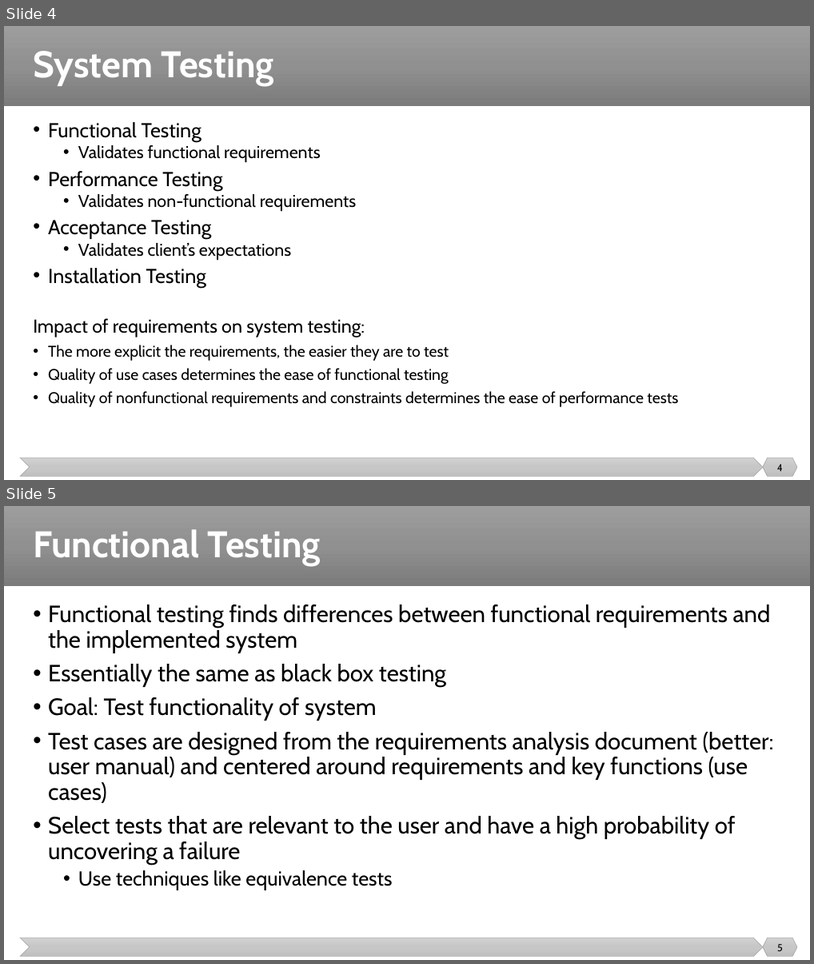
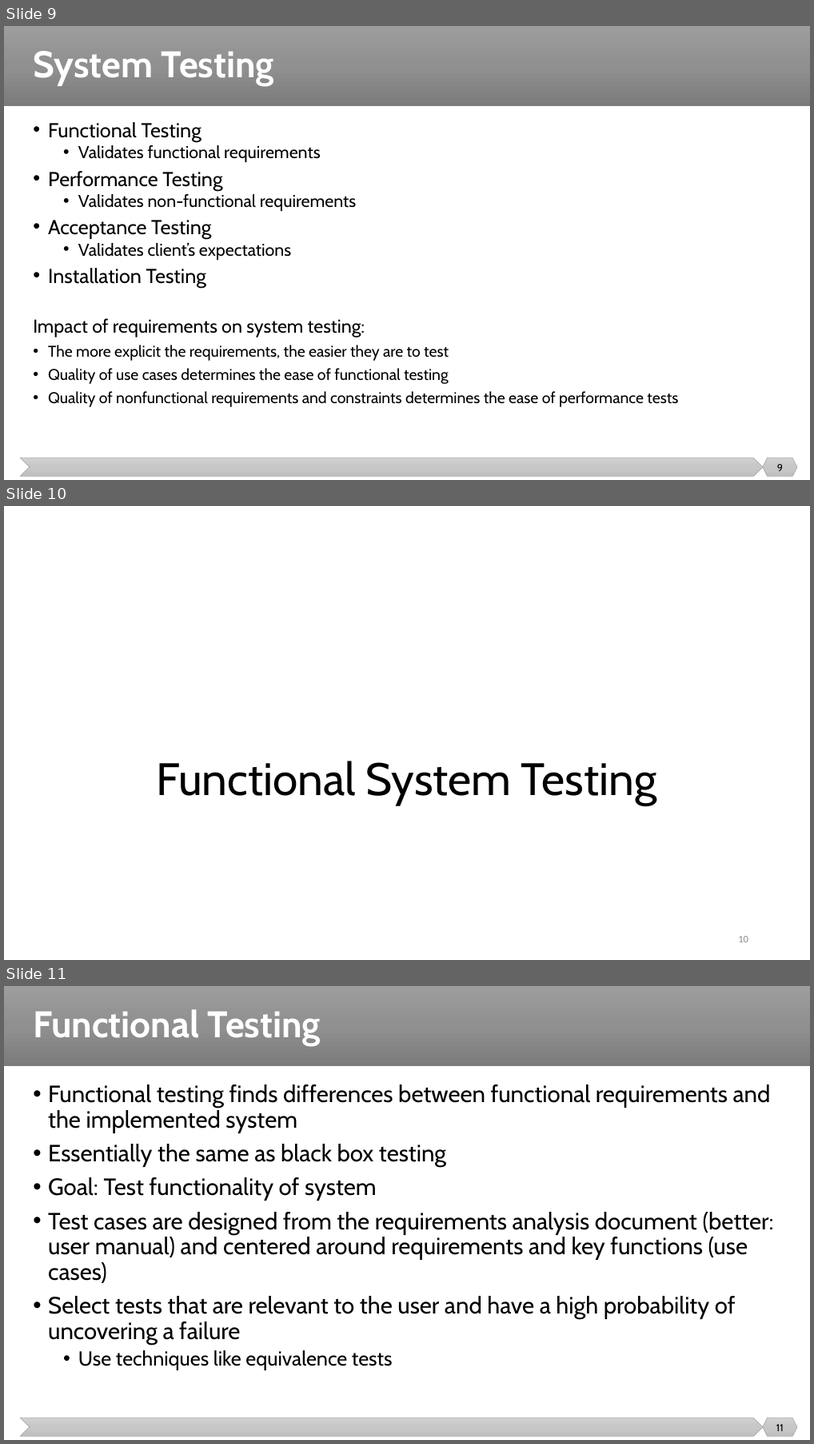
Before and after one commit to malenezi/malenezi, a slide deck: SE401/Lectures/8-Integration, System and Regression Testing/System Testing.pptx. Shown one above the other, each under a label of ours: slides 4 and 5 before the commit, slides 9, 10 and 11 after it. The pictures are 814x964 and 814x1444 pixels, drawn with LibreOffice and Linux fonts; fonts in the diff are those of the drawing. Boxes give left, top, right and bottom in pixels: in the first picture for what was removed or moved away, otherwise in the second. Text is boxed around its words. In the diff, an @@ line names an element or a change of style, - is before the commit and + after.

```diff
--- a/SE401/Lectures/8-Integration, System and Regression Testing/System Testing.pptx
+++ b/SE401/Lectures/8-Integration, System and Regression Testing/System Testing.pptx
@@ slide 10 added at <box>4,506,810,960</box>, background #FFFFFF @@
@@ title added at <box>157,760,657,804</box>, 54 pt, text #000000 @@
+Functional System Testing
@@ page number added at <box>738,936,749,942</box>, 12 pt, text #8C8C8C @@
+10
@@ what was slide 4 is now slide 9 @@
@@ page number at <box>778,464,783,471</box>: text changed @@
-4
+9
@@ what was slide 5 is now slide 11 @@
@@ page number at <box>777,1424,784,1431</box>: text changed @@
-5
+11
```
Also in this commit, not shown: 2 slides changed, 5 other slides added, 1 slide removed.
